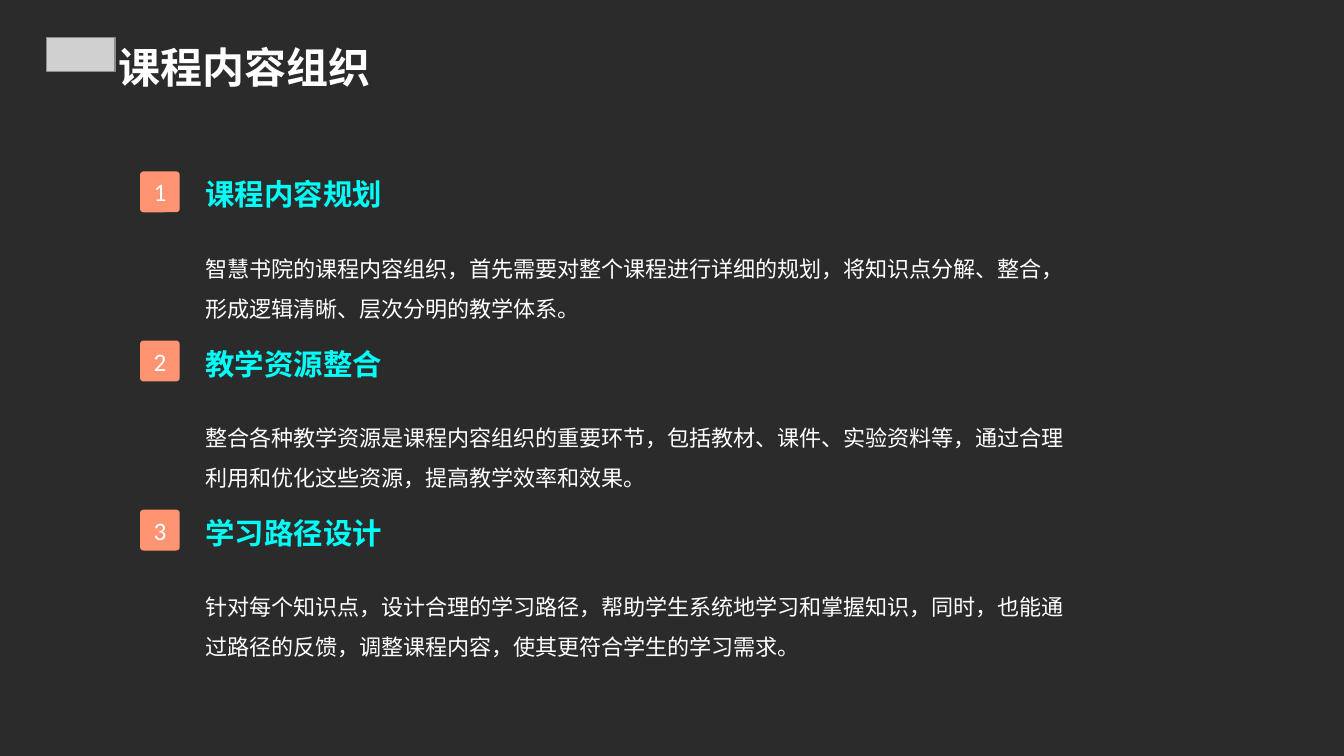
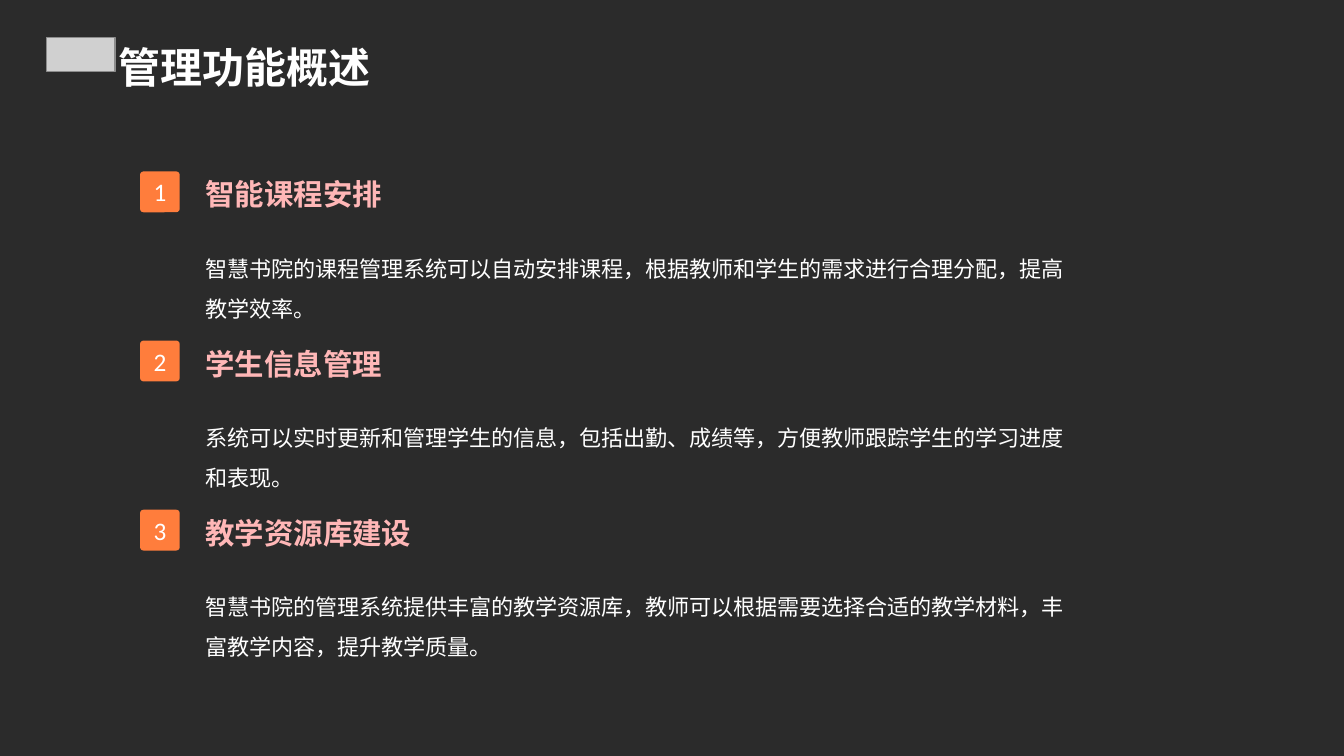
Before and after one commit to FlashLizard/Intelligent_Learning_Platform, a slide deck: slide 16 of src/generate_ppt/generate_ppt/ppttmp.ppt. Drawn at 1344x756 pixels with LibreOffice and Linux fonts; fonts in the diff are those of the drawing; grey boxes stand for pictures; background and template pictures are left out; a plain dark background stands for a picture behind light text. Boxes give left, top, right and bottom in pixels: in the first picture for what was removed or moved away, otherwise in the second. Text is boxed around its words. In the diff, an @@ line names an element or a change of style, - is before the commit and + after.

```diff
--- a/src/generate_ppt/generate_ppt/ppttmp.ppt
+++ b/src/generate_ppt/generate_ppt/ppttmp.ppt
@@ text at bbox=[118, 47, 370, 87]: text changed @@
-课程内容组织
+管理功能概述
@@ text at bbox=[206, 180, 1064, 319]: text changed @@
-课程内容规划
-智慧书院的课程内容组织，首先需要对整个课程进行详细的规划，将知识点分解、整合，形成逻辑清晰、层次分明的教学体系。
+智能课程安排
+智慧书院的课程管理系统可以自动安排课程，根据教师和学生的需求进行合理分配，提高教学效率。
@@ text at bbox=[206, 349, 1064, 488]: text changed @@
-教学资源整合
-整合各种教学资源是课程内容组织的重要环节，包括教材、课件、实验资料等，通过合理利用和优化这些资源，提高教学效率和效果。
+学生信息管理
+系统可以实时更新和管理学生的信息，包括出勤、成绩等，方便教师跟踪学生的学习进度和表现。
@@ fill #FE9471 to #FF7D3C in 3 elements at bbox=[140, 171, 179, 213], bbox=[140, 341, 179, 382], bbox=[140, 510, 179, 552] @@
@@ text at bbox=[206, 519, 1064, 657]: text changed @@
-学习路径设计
-针对每个知识点，设计合理的学习路径，帮助学生系统地学习和掌握知识，同时，也能通过路径的反馈，调整课程内容，使其更符合学生的学习需求。
+教学资源库建设
+智慧书院的管理系统提供丰富的教学资源库，教师可以根据需要选择合适的教学材料，丰富教学内容，提升教学质量。
```
Also in this commit, not shown: 18 other slides changed, 1 slide added, 4 slides removed, 5 other files.
